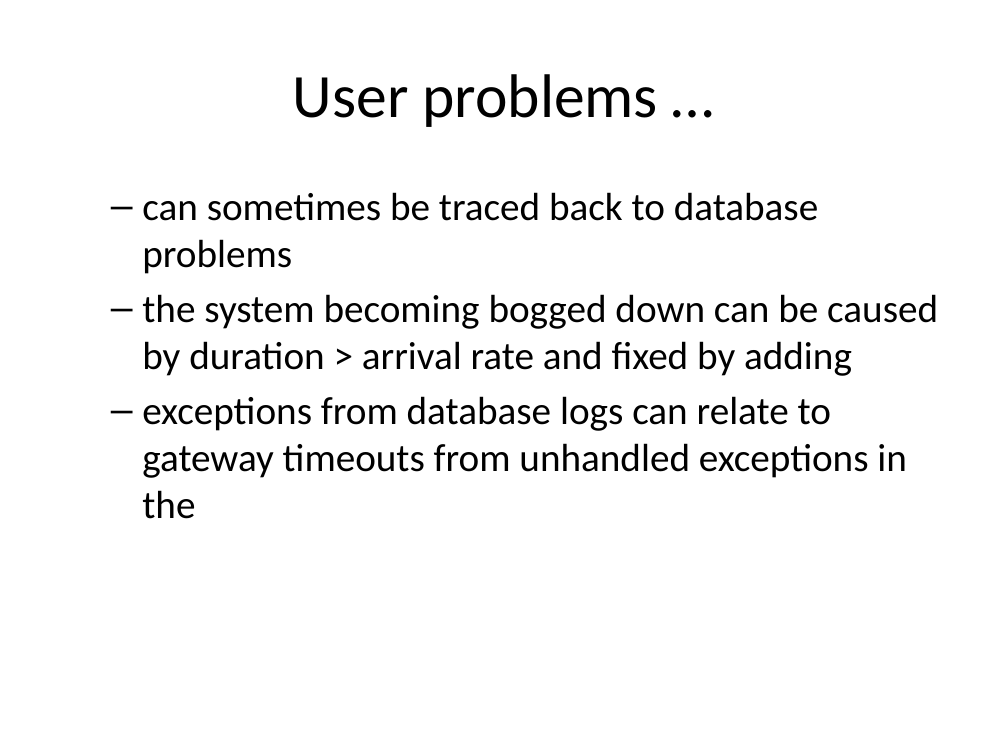
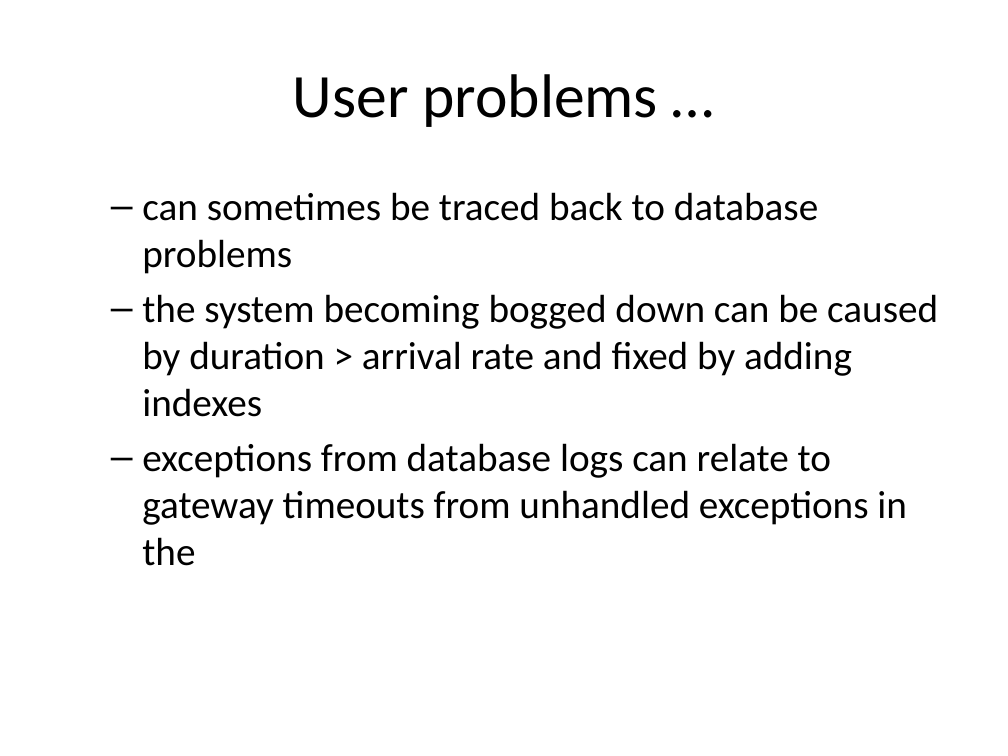
Before and after one commit to rhildred/INFO8985, a slide deck: slide 17 of database_analysis/slides.pptx (slide 15 before the commit). Drawn at 1008x756 pixels with LibreOffice and Linux fonts; fonts in the diff are those of the drawing. Boxes give left, top, right and bottom in pixels: in the first picture for what was removed or moved away, otherwise in the second. Text is boxed around its words. In the diff, an @@ line names an element or a change of style, - is before the commit and + after.

```diff
--- a/database_analysis/slides.pptx
+++ b/database_analysis/slides.pptx
@@ text at (x1=142, y1=294, x2=938, y2=417): text changed @@
-  – the system becoming bogged down can be caused by duration > arrival rate and fixed by adding
+  – the system becoming bogged down can be caused by duration > arrival rate and fixed by adding indexes
```
Also in this commit, not shown: 2 slides added, 14 other files.
